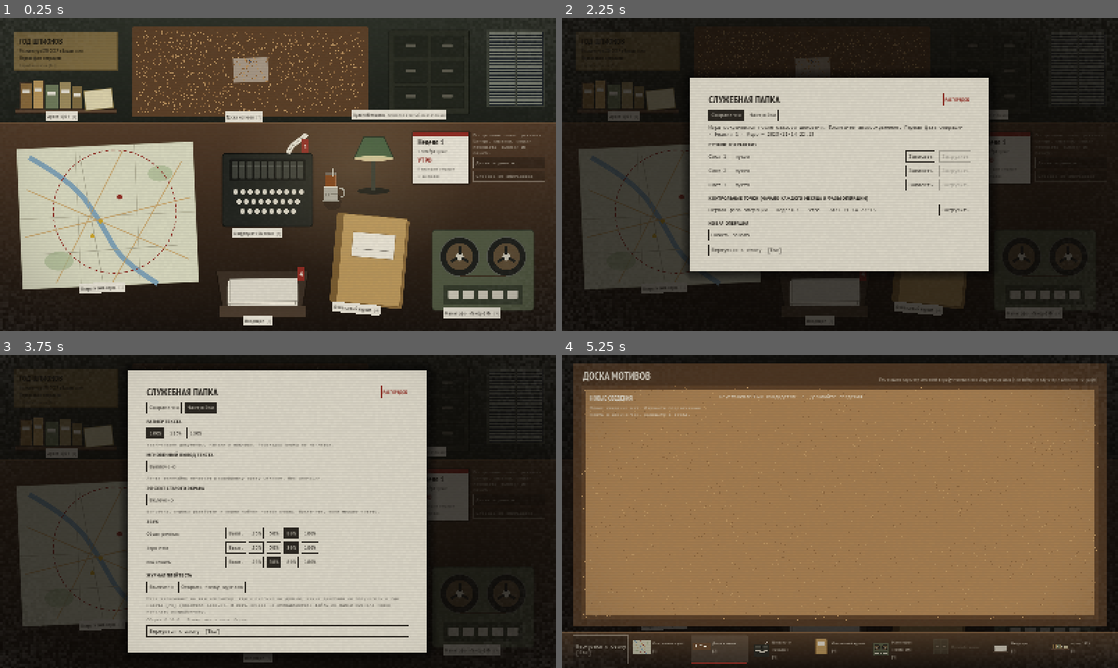
Above: before the commit, frames 1-4 (two rows, left to right).
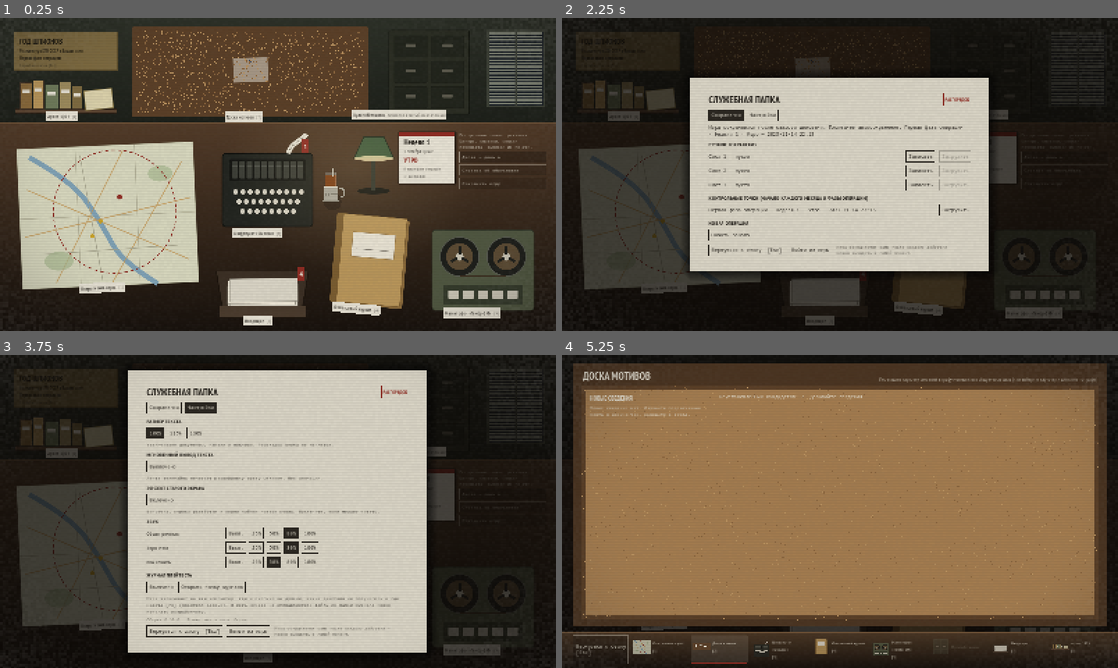
Above: after the commit, the same moments.

Repository: igorverevkin1992/kgb-game
Game: Godot game, scene res://ui/main.tscn
Two runs of this game, one before a commit and one after it. Both use one fixed random seed, a clock stepped at 60 frames per second and the inputs below.
Inputs (mouse positions are in pixels of both pictures, inside the frame that each line leads up to):
- Up to frame 1 (0.25 s): no input
- Up to frame 2 (2.25 s): click "Справка об обстановке" at 0.5 s; click (1062, 183) at 1.25 s, where only the run after the commit has a clickable "Сохранить игру"; click (628, 52) at 2 s
- Up to frame 3 (3.75 s): click "Сохранения" at 2.75 s; click "Настройки" at 3.5 s
- Up to frame 4 (5.25 s): click "Вернуться к столу [Esc]" at 4.25 s; click (812, 408) at 5 s

The runs differ from the first frame. In frame 1, 1.5% of the frame differs, in the area x 71-99%, y 36-55%; in frame 2, 0.6%; in frame 3, 0.8%; in frame 4, less than 0.1%.

Commit message:
Отзыв плейтеста: прокрутка, календарь, встреча, сохранение, выход, ящики почты
Co-Authored-By: Claude Opus 5.5 <noreply@anthropic.com>
Claude-Session: https://claude.ai/code/session_01Wngqphuy3LvjXMeo2H9rdm

Diff:
--- a/i18n/ru.json
+++ b/i18n/ru.json
@@ -303,7 +303,7 @@
   "dialog.offerAt": "предложение от {n}%",
   "dialog.breakAt": "срыв при {n}%",
   "dialog.trumps": "Сведения из дела — выберите и ответьте тоном:",
-  "dialog.trumpReady": "сработает при контакте от {n}%",
+  "dialog.trumpReady": "при контакте от {n}%",
   "dialog.toneHint": "Ответить тоном:",
   "dialog.toneWithTrump": "Предъявить сведения — каким тоном:",
   "dialog.tone.empathy": "Участие",
@@ -674,5 +674,17 @@
   "ending.wishlist": "Добавить полную игру в список желаемого",
   "ending.continue_full": "Продолжить операцию: третья фаза",
   "calendar.demo": "Демоверсия",
-  "ending.demo_stamp": "Продолжение следует"
+  "ending.demo_stamp": "Продолжение следует",
+  "service.quit": "Выйти из игры",
+  "service.quitHint": "Игра сохраняется сама после каждого действия — можно выходить в любой момент.",
+  "calendar.save": "Сохранить игру",
+  "calendar.saveHint": "Игра сохраняется сама после каждого действия. Здесь — ручные слоты и контрольные точки.",
+  "inbox.folder.all": "Все",
+  "inbox.folder.new": "Новые",
+  "inbox.folder.decisions": "Решения",
+  "inbox.folder.reports": "Рапорты и перехват",
+  "inbox.folder.notes": "Справки и ориентировки",
+  "inbox.folder.press": "Печать",
+  "inbox.folder.letters": "Письма",
+  "inbox.emptyFolder": "В этом ящике пока пусто."
 }
--- /dev/null
+++ b/tests/ui/scenes_feedback.gd
@@ -0,0 +1,85 @@
+extends UiTest
+## Отзыв плейтеста №1: списки не прыгают наверх, календарь не уходит за край, на встрече
+## видны тоны при любом числе сведений, кнопки «Сохранить игру» и «Выйти из игры», ящики почты.
+
+const NEXT := {"type": "advance_phase"}
+const QUIET := [NEXT, NEXT, NEXT, {"type": "submit_report", "report": "truth"}]
+const V := "tar_vargas_ellen"
+
+
+func _evening_vargas() -> Array:
+	return QUIET + QUIET + [NEXT,
+		{"type": "plan_op", "op_id": "op_a1_recon_first_virginia", "route": H.GOOD_ROUTE},
+		{"type": "plan_op", "op_id": "op_a1_recon_potomac_cellar", "route": H.GOOD_ROUTE}, NEXT,
+		{"type": "resolve_op", "op_id": "op_a1_recon_first_virginia", "decision": "continue"},
+		{"type": "resolve_op", "op_id": "op_a1_recon_potomac_cellar", "decision": "continue"},
+		{"type": "pin_clue", "clue_id": "clue_vargas_clinic_debt", "target_id": V, "axis": "money"},
+		{"type": "pin_clue", "clue_id": "clue_vargas_hospital_calls", "target_id": V, "axis": "money"},
+		{"type": "pin_clue", "clue_id": "clue_vargas_bank_position", "target_id": V, "axis": ""},
+		{"type": "submit_analysis", "target_id": V, "axis": "money", "access": "cia_staff_accounts", "channel": "false_flag"}]
+
+
+func _inside(child: Control, box: Control) -> bool:
+	return box.get_global_rect().encloses(child.get_global_rect())
+
+
+func scene_calendar_fits_screen() -> void:
+	await start(QUIET + [NEXT, NEXT, NEXT])
+	for name in ["report-truth", "report-compose", "analyst-toggle", "save-game"]:
+		var b: Control = node(name)
+		ok(b != null and b.get_global_rect().end.x <= 1600, "%s не уходит за край" % name)
+	await shot("calendar-night")
+
+
+func scene_save_and_quit_buttons() -> void:
+	await start([])
+	await press("save-game")
+	ok(Game.service_open, "служебная папка открылась")
+	ok(exists("saves"), "сразу на вкладке сохранений")
+	ok(exists("service-quit"), "кнопка выхода из игры")
+	await shot("service-quit")
+
+
+func scene_meeting_tones_visible() -> void:
+	await start(_evening_vargas())
+	await key(KEY_5)
+	await press("meet-" + V)
+	ok(exists("meeting"), "встреча идёт")
+	var tone: Control = node("tone-" + Meeting.TONES[0])
+	ok(tone != null and _inside(tone, node("meeting-scroll")), "тоны видны без прокрутки")
+	ok(exists("meeting-offer") and _inside(node("meeting-offer"), node("meeting-scroll")), "кнопки встречи видны")
+	await shot("dialog-meeting-vargas")
+
+
+func scene_archive_scroll_kept() -> void:
+	Game.reset_for_test(H.act4_state())
+	await frames()
+	await key(KEY_8)
+	var list: ScrollContainer = node("archive-list").get_parent()
+	list.scroll_vertical = 400
+	await frames()
+	var kept := list.scroll_vertical
+	ok(kept > 0, "список прокручен")
+	var entries: Array = node("archive-list").find_children("archive-entry-*", "", true, false)
+	var open_entries: Array = entries.filter(func(b): return not b.disabled)
+	var last: Control = open_entries[-1]
+	await press(last.name)
+	await frames(3)
+	list = node("archive-list").get_parent()
+	eq(list.scroll_vertical, kept, "после выбора листа список на месте")
+
+
+func scene_inbox_folders() -> void:
+	await start(QUIET + QUIET)
+	await key(KEY_7)
+	ok(exists("inbox-folder-letters"), "ящики почты")
+	await press("inbox-folder-letters")
+	var items: Array = node("inbox-list").find_children("inbox-item-*", "", true, false)
+	ok(not items.is_empty(), "в ящике «Письма» есть письма")
+	for it in items:
+		var id := String(it.name).trim_prefix("inbox-item-")
+		eq(Campaign.cable_by_id(Game.content, id).kind, "letter", "только письма")
+	await press("inbox-folder-press")
+	for it in node("inbox-list").find_children("inbox-item-*", "", true, false):
+		eq(Campaign.cable_by_id(Game.content, String(it.name).trim_prefix("inbox-item-")).kind, "press_clipping")
+	await shot("inbox-folders")
--- a/ui/archive_view.gd
+++ b/ui/archive_view.gd
@@ -77,6 +77,7 @@
 	# Длинный лист прокручивается.
 	var rs := ScrollContainer.new()
 	rs.name = "archive-scroll"
+	rs.set_meta("scroll_key", "archive-reader-" + str(cur.get("id", "")))  # новый лист — сверху
 	rs.position = Vector2(RIGHT_X, TOP)
 	rs.size = Vector2(RIGHT_W + 16, H)
 	rs.horizontal_scroll_mode = ScrollContainer.SCROLL_MODE_DISABLED
--- a/ui/calendar.gd
+++ b/ui/calendar.gd
@@ -1,14 +1,18 @@
 class_name Calendar
 ## Настольный календарь: неделя, дата, фаза, кнопка перехода. Ночью — донесение в Центр:
 ## «как есть» одной кнопкой или шифрограмма на «Фиалке».
+
+
+## Ширина колонки кнопок справа от листа календаря.
+const COL_W := 250.0
 
 
 static func build() -> Control:
 	var s: Dictionary = Game.state
 	var root := Control.new()
 	root.name = "calendar"
-	root.position = Vector2(1190, 330)
-	root.size = Vector2(380, 230)
+	root.position = Vector2(1150, 330)
+	root.size = Vector2(430, 260)
 	root.mouse_filter = Control.MOUSE_FILTER_IGNORE
 
 	# Отрывной лист.
@@ -42,8 +46,8 @@
 	# Управление.
 	var c := Style.vbox(6)
 	c.position = Vector2(172, 0)
-	c.custom_minimum_size = Vector2(208, 0)
-	c.add_child(Style.para(T.t("phase.%s.hint" % s.phase), 208, Style.mono(), 12, Color(Style.PAPER, 0.75)))
+	c.custom_minimum_size = Vector2(COL_W, 0)
+	c.add_child(Style.para(T.t("phase.%s.hint" % s.phase), COL_W, Style.mono(), 12, Color(Style.PAPER, 0.75)))
 	if s.phase == "night":
 		# Быстрое донесение «как есть» или шифрограмма на «Фиалке» (приукрасить, умолчать, запрос).
 		var tb := Style.button(T.t("report.truth"), "report-truth", Style.PAPER, Color(0, 0, 0, 0.25), Color(Style.PAPER, 0.55), 13)
@@ -62,6 +66,15 @@
 	var ab := Style.button(T.t("analyst.open"), "analyst-toggle", Color(Style.PAPER, 0.85), Color(0, 0, 0, 0.15), Color(Style.PAPER, 0.35), 13)
 	ab.pressed.connect(Game.toggle_analyst)
 	c.add_child(ab)
+	var sv := Style.button(T.t("calendar.save"), "save-game", Color(Style.PAPER, 0.85), Color(0, 0, 0, 0.15), Color(Style.PAPER, 0.35), 13)
+	sv.tooltip_text = T.t("calendar.saveHint")
+	sv.pressed.connect(Game.open_saves)
+	c.add_child(sv)
+	# Кнопки не шире колонки: длинная надпись переносится, а не уходит за край экрана.
+	for b in c.get_children():
+		if b is Button:
+			b.custom_minimum_size.x = COL_W
+			b.autowrap_mode = TextServer.AUTOWRAP_WORD_SMART
 	if Game.saved_at > 0:
 		var saved := Style.label(T.t("saves.saved").to_upper(), Style.form(true), 12, Color("#a9c89c"), false)
 		saved.name = "save-indicator"
@@ -71,7 +84,7 @@
 		tw.tween_interval(1.6)
 		tw.tween_property(saved, "modulate:a", 0.35, 0.8)
 	if Game.last_error != "":
-		var err := Style.para(Game.last_error, 208, Style.mono(), 12, Color("#e2826f"))
+		var err := Style.para(Game.last_error, COL_W, Style.mono(), 12, Color("#e2826f"))
 		err.name = "engine-error"
 		c.add_child(err)
 	root.add_child(c)
--- a/ui/dialog_view.gd
+++ b/ui/dialog_view.gd
@@ -25,7 +25,16 @@
 	root.add_child(ModuleView.header(T.t("module.dialog.name"), note))
 	root.add_child(_left(s))
 	if s.meeting != null:
-		root.add_child(_meeting(s))
+		# Встреча целиком в прокрутке: при любом числе сведений кнопки тонов достижимы.
+		var ms := ScrollContainer.new()
+		ms.name = "meeting-scroll"
+		ms.position = Vector2(RIGHT_X, TOP)
+		ms.size = Vector2(RIGHT_W + 16, H)
+		ms.horizontal_scroll_mode = ScrollContainer.SCROLL_MODE_DISABLED
+		var mv := _meeting(s)
+		mv.position = Vector2.ZERO
+		ms.add_child(mv)
+		root.add_child(ms)
 	elif Game.tape_selected >= 0 and Game.tape_selected < s.tapes.size():
 		root.add_child(_review(s, s.tapes[Game.tape_selected]))
 	else:
@@ -93,10 +102,13 @@
 		var stakes := Style.para(_stakes(d), RIGHT_W, Style.mono(), 12, Color(Style.PAPER, 0.75))
 		stakes.name = "meeting-stakes"
 		v.add_child(stakes)
-	v.add_child(_transcript(d, m.lines, 250 if Meeting.is_agreement(d) else 270, -1))
-
 	var topics := Meeting.topics_left(d, m)
 	var trumps := Meeting.available_trumps(s, c, m)
+	# Много сведений из дела — стенограмма короче, чтобы тоны и кнопки остались на экране.
+	var shown_trumps: int = trumps.size() if topics else 0
+	var base_h := 250 if Meeting.is_agreement(d) else 270
+	v.add_child(_transcript(d, m.lines, maxi(150, base_h - maxi(0, shown_trumps - 2) * 22), -1))
+
 	if topics and not trumps.is_empty():
 		v.add_child(Style.label(T.t("dialog.trumps"), Style.form(true), 14, Color(Style.PAPER, 0.85)))
 		var row := HFlowContainer.new()
@@ -113,6 +125,7 @@
 			b.pressed.connect(Game.select_trump.bind(tr.clue_id))
 			row.add_child(b)
 		row.custom_minimum_size.x = RIGHT_W
+		row.size.x = RIGHT_W
 		v.add_child(row)
 	if topics and not Meeting.is_agreement(d):
 		var mb: Dictionary = c.balance
@@ -164,6 +177,7 @@
 static func _transcript(d: Dictionary, lines: Array, height: float, cursor: int) -> Control:
 	var scroll := ScrollContainer.new()
 	scroll.name = "transcript"
+	scroll.set_meta("scroll_key", "")  # прокручивает себя сам — к последней реплике
 	scroll.custom_minimum_size = Vector2(RIGHT_W, height)
 	scroll.horizontal_scroll_mode = ScrollContainer.SCROLL_MODE_DISABLED
 	var p := Style.panel(TAPE_BG, 18)
--- a/ui/game.gd
+++ b/ui/game.gd
@@ -35,8 +35,9 @@
 var last_events: Array = []
 var last_error := ""
 var saved_at := 0
-## Открытый документ в лотке входящих.
+## Открытый документ в лотке входящих и выбранный ящик (InboxView.FOLDERS).
 var inbox_selected := ""
+var inbox_folder := "all"
 ## Доска мотивов: выбранная улика из стопки, открытое заключение и его черновик.
 var board_selected := ""
 var board_analysis := ""
@@ -207,6 +208,11 @@
 	changed.emit()
 
 
+func set_inbox_folder(f: String) -> void:
+	inbox_folder = f
+	changed.emit()
+
+
 ## Сохранение демоверсии в полной игре: следующая фаза операции.
 func continue_full() -> void:
 	var prev := state
@@ -285,6 +291,17 @@
 	changed.emit()
 
 
+## Служебная папка сразу на вкладке сохранений (кнопка «Сохранить игру» на календаре).
+func open_saves() -> void:
+	Overlays.service_tab = "saves"
+	open_service()
+
+
+## Выход из игры: последнее действие уже записано в автосейв.
+func quit_game() -> void:
+	get_tree().quit()
+
+
 func open_service() -> void:
 	service_open = true
 	analyst_open = false
@@ -583,6 +600,7 @@
 	service_open = false
 	last_error = ""
 	inbox_selected = ""
+	inbox_folder = "all"
 	board_selected = ""
 	board_analysis = ""
 	board_form = {}
--- a/ui/inbox_view.gd
+++ b/ui/inbox_view.gd
@@ -1,5 +1,26 @@
 class_name InboxView
 ## Лоток входящих: утренняя почта резидента. Открытый документ отмечается прочитанным.
+
+
+## Ящики входящих: id → виды документов (пусто — особое правило в in_folder).
+const FOLDERS := ["all", "new", "decisions", "reports", "notes", "press", "letters"]
+const FOLDER_KINDS := {
+	"reports": ["agent_report", "intercept", "anonymous"],
+	"notes": ["vgu_note", "personnel_file"],
+	"press": ["press_clipping"],
+	"letters": ["letter"],
+}
+
+
+static func in_folder(folder: String, d: Dictionary, s: Dictionary) -> bool:
+	match folder:
+		"all":
+			return true
+		"new":
+			return not s.read_cables.has(d.cable_id)
+		"decisions":
+			return false
+	return FOLDER_KINDS.get(folder, []).has(d.kind)
 
 
 static func build() -> Control:
@@ -8,17 +29,40 @@
 	root.set_anchors_preset(Control.PRESET_FULL_RECT)
 	root.add_child(ModuleView.header(T.t("inbox.name"), T.t("inbox.hint")))
 
-	var docs: Array = s.delivered_cables.map(func(id): return Campaign.cable_by_id(Game.content, id)).filter(func(c): return not c.is_empty() and c.kind != "directive")
-	docs.reverse()  # свежие сверху
+	var all_docs: Array = s.delivered_cables.map(func(id): return Campaign.cable_by_id(Game.content, id)).filter(func(c): return not c.is_empty() and c.kind != "directive")
+	all_docs.reverse()  # свежие сверху
+	var folder: String = Game.inbox_folder
+	var docs: Array = all_docs.filter(func(d): return in_folder(folder, d, s))
+	var show_decisions := folder in ["all", "new", "decisions"]
+
+	# Ящики по темам: число — непрочитанные (и решения, которые ждут ответа).
+	var tabs := HFlowContainer.new()
+	tabs.name = "inbox-folders"
+	tabs.position = Vector2(28, 76)
+	tabs.size = Vector2(440, 0)
+	tabs.custom_minimum_size.x = 440
+	tabs.add_theme_constant_override("h_separation", 6)
+	tabs.add_theme_constant_override("v_separation", 6)
+	for f in FOLDERS:
+		var n: int = all_docs.filter(func(d): return in_folder(f, d, s) and not s.read_cables.has(d.cable_id)).size()
+		if f in ["all", "new", "decisions"]:
+			n += Decisions.arrived(s, Game.content).filter(func(x): return not s.decisions.has(x.decision_id)).size()
+		var on: bool = f == folder
+		var label := T.t("inbox.folder." + f) + (" · %d" % n if n > 0 else "")
+		var tb := Style.button(label, "inbox-folder-" + f, Style.INK if on else Style.PAPER, Style.PAPER if on else Color(0, 0, 0, 0.25), Color(Style.PAPER, 0.5), 13)
+		tb.pressed.connect(Game.set_inbox_folder.bind(f))
+		tabs.add_child(tb)
+	root.add_child(tabs)
 
 	var scroll := ScrollContainer.new()
-	scroll.position = Vector2(28, 76)
-	scroll.size = Vector2(440, 660)
+	scroll.set_meta("scroll_key", "inbox-list-" + folder)
+	scroll.position = Vector2(28, 160)
+	scroll.size = Vector2(440, 576)
 	var list := Style.vbox(8)
 	list.name = "inbox-list"
 	list.custom_minimum_size.x = 420
 	# Пробный пакет «крота» — самым первым, пока ждёт решения.
-	if s.get("package") != null:
+	if s.get("package") != null and show_decisions and (folder != "new" or Dangle.open(s)):
 		var open := Dangle.open(s)
 		var pb := Button.new()
 		pb.name = "package-item"
@@ -37,8 +81,10 @@
 		pb.custom_minimum_size = Vector2(420, 64)
 		list.add_child(pb)
 	# Решения резидента — первыми: ждущие решения отмечены красным.
-	for dec in Decisions.arrived(s, Game.content):
+	for dec in (Decisions.arrived(s, Game.content) if show_decisions else []):
 		var waiting: bool = not s.decisions.has(dec.decision_id)
+		if folder == "new" and not waiting:
+			continue
 		var on: bool = dec.decision_id == Game.inbox_selected
 		var db := Button.new()
 		db.name = "decision-item-" + dec.decision_id
@@ -93,6 +139,7 @@
 	root.add_child(scroll)
 
 	var reader := ScrollContainer.new()
+	reader.set_meta("scroll_key", "inbox-reader-" + Game.inbox_selected)  # новый документ — сверху
 	reader.position = Vector2(500, 76)
 	reader.size = Vector2(1010, 660)
 	var center := CenterContainer.new()
--- a/ui/main.gd
+++ b/ui/main.gd
@@ -11,6 +11,7 @@
 
 
 func _render() -> void:
+	var scrolls := _scroll_positions()
 	for c in get_children():
 		remove_child(c)
 		c.queue_free()
@@ -34,6 +35,41 @@
 		add_child(_notice())
 	if Game.settings.get("crt", true):
 		add_child(_crt())
+	# Списки не прыгают наверх после каждого действия: прокрутка восстанавливается, когда
+	# контейнеры разложат содержимое (отложенный вызов идёт после их раскладки).
+	if not scrolls.is_empty():
+		_restore_scrolls.call_deferred(scrolls)
+
+
+## Позиции прокрутки всех списков на экране: {ключ: [по вертикали, по горизонтали]}.
+func _scroll_positions() -> Dictionary:
+	var out := {}
+	for sc in find_children("*", "ScrollContainer", true, false):
+		if sc.is_queued_for_deletion():
+			continue
+		out[_scroll_key(sc)] = [sc.scroll_vertical, sc.scroll_horizontal]
+	return out
+
+
+func _restore_scrolls(saved: Dictionary) -> void:
+	for sc in find_children("*", "ScrollContainer", true, false):
+		var k := _scroll_key(sc)
+		if k != "" and saved.has(k):
+			sc.scroll_vertical = saved[k][0]
+			sc.scroll_horizontal = saved[k][1]
+
+
+## Ключ списка — путь от главной сцены: имена узлов, а у безымянных — тип и номер. Список,
+## который при смене выбора должен начинаться сверху (текст документа), задаёт свой ключ
+## через meta "scroll_key"; пустой ключ — список прокручивает себя сам (стенограмма).
+func _scroll_key(n: Node) -> String:
+	if n.has_meta("scroll_key"):
+		return String(n.get_meta("scroll_key"))
+	var parts: Array = []
+	while n != null and n != self:
+		parts.push_front(n.get_class() + str(n.get_index()) if String(n.name).begins_with("@") else String(n.name))
+		n = n.get_parent()
+	return "/".join(parts)
 
 
 ## Короткое уведомление вверху по центру; само бледнеет.
--- a/ui/overlays.gd
+++ b/ui/overlays.gd
@@ -217,9 +217,16 @@
 		_saves_tab(v)
 	else:
 		_settings_tab(v)
+	var row := Style.hbox(12)
 	var close := Style.paper_button("%s  [Esc]" % T.t("desk.back"), "service-close")
 	close.pressed.connect(Game.close)
-	v.add_child(close)
+	row.add_child(close)
+	# Выход: игра и так сохранена после последнего действия — об этом сказано рядом.
+	var quit := Style.paper_button(T.t("service.quit"), "service-quit")
+	quit.pressed.connect(Game.quit_game)
+	row.add_child(quit)
+	row.add_child(Style.para(T.t("service.quitHint"), 360, Style.mono(), 12, Color(Style.INK, 0.6)))
+	v.add_child(row)
 	return o[0]
 
 
